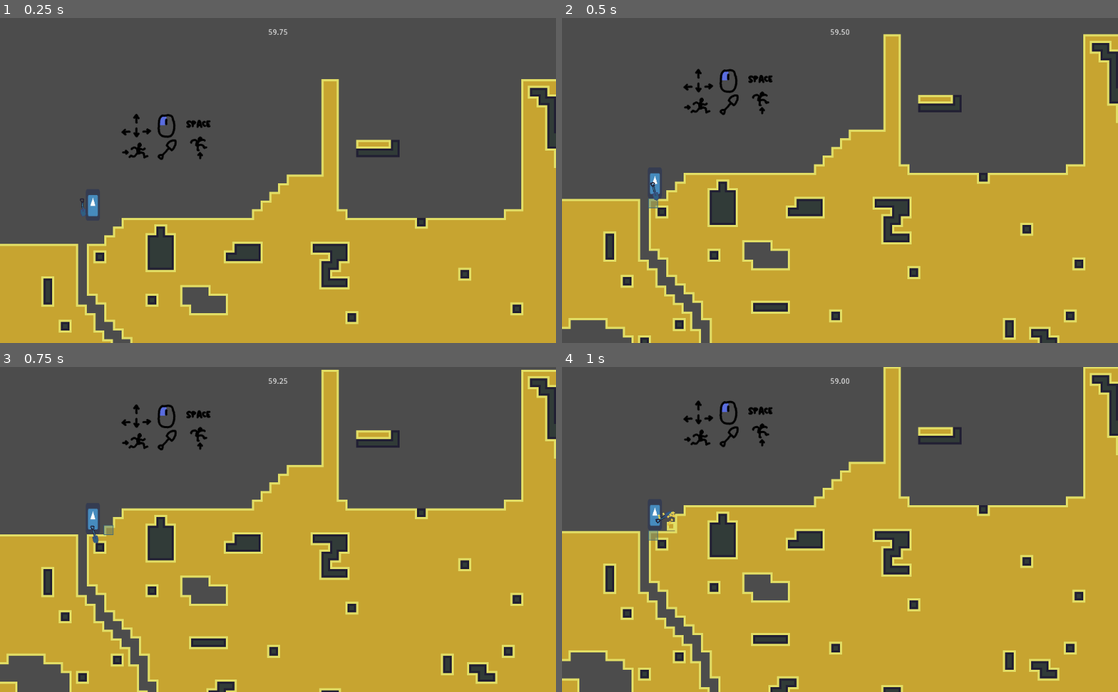
Above: before the commit, frames 1-4 (two rows, left to right).
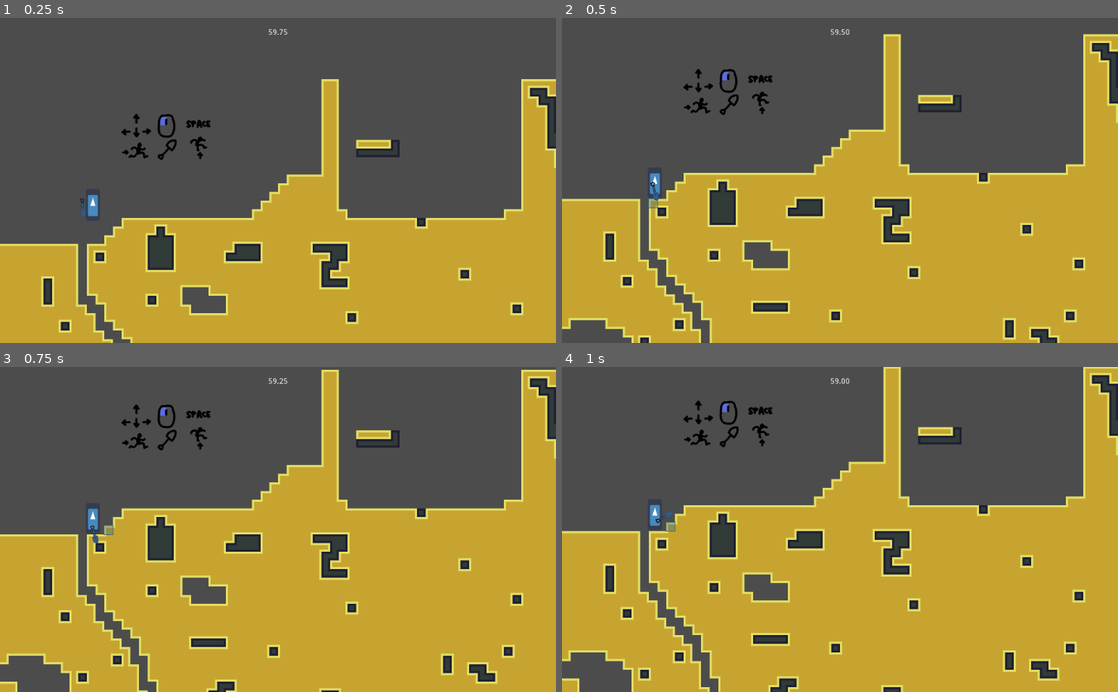
Above: after the commit, the same moments.

Repository: Eptwalabha/ld48
Game: Godot game, scene res://scenes/levels/LevelBase.tscn
Same seed, same stepped clock (60 frames per second), same inputs: the game is played once before the commit and once after it. The engine's default icon, where the game draws it, is replaced by a stand-in: a white triangle on a blue panel in a dark square.
Inputs (mouse positions are in pixels of both pictures, inside the frame that each line leads up to):
- Up to frame 1 (0.25 s): no input
- Up to frame 2 (0.5 s): no input
- Up to frame 3 (0.75 s): move the mouse to (400, 513) at 0.52 s; hold Right (move_right) from 0.53 s (still down); hold E (action) from 0.53 s (still down)
- Up to frame 4 (1 s): keep holding Right (move_right); keep holding E (action); tap Space (move_jump) at 0.77 s

Frames 1-3 are identical in both runs. In frame 4, 0.2% of the frame differs, in the area x 15-21%, y 44-54%.

Commit message:
move Player.tscn

Diff:
--- a/project.godot
+++ b/project.godot
@@ -34,10 +34,10 @@
 "language": "GDScript",
 "path": "res://scenes/levels/triggers/MapTrigger.gd"
 }, {
-"base": "KinematicBody2D",
+"base": "Reference",
 "class": "Player",
 "language": "GDScript",
-"path": "res://scenes/Player.gd"
+"path": "res://scenes/player/Player.gd"
 } ]
 _global_script_class_icons={
 "BaseTilemap": "",
--- a/scenes/levels/Level.tscn
+++ b/scenes/levels/Level.tscn
@@ -1,7 +1,7 @@
 [gd_scene load_steps=5 format=2]
 
 [ext_resource path="res://scenes/levels/Level.gd" type="Script" id=1]
-[ext_resource path="res://scenes/Player.tscn" type="PackedScene" id=2]
+[ext_resource path="res://scenes/player/Player.tscn" type="PackedScene" id=2]
 
 [sub_resource type="Gradient" id=1]
 offsets = PoolRealArray( 0.0585774, 0.405858 )
--- a/scenes/levels/LevelBase.tscn
+++ b/scenes/levels/LevelBase.tscn
@@ -1,7 +1,7 @@
 [gd_scene load_steps=8 format=2]
 
 [ext_resource path="res://assets/ressources/tileset-block.tres" type="TileSet" id=1]
-[ext_resource path="res://scenes/Player.tscn" type="PackedScene" id=2]
+[ext_resource path="res://scenes/player/Player.tscn" type="PackedScene" id=2]
 [ext_resource path="res://scenes/levels/LevelBase.gd" type="Script" id=3]
 [ext_resource path="res://scenes/DirtBlock.tscn" type="PackedScene" id=4]
 [ext_resource path="res://assets/images/tuto.png" type="Texture" id=5]
@@ -80,5 +80,4 @@
 "
 align = 1
 
-[connection signal="throw_dirt" from="Player" to="." method="_on_Player_throw_dirt"]
 [connection signal="body_entered" from="End" to="." method="_on_End_body_entered"]
--- a/scenes/levels/map/CompetitionLevel.gd
+++ b/scenes/levels/map/CompetitionLevel.gd
@@ -62,7 +62,6 @@
 		countdown_label.text = "%s" % sec_start
 		startup_timer.start(1.0)
 
-
 func _on_GameTimer_timeout():
 	game_start = false
 	can_control_player = false
@@ -79,7 +78,6 @@
 	var radius = 2
 	var blocks = map.get_blocks(position, radius, filter_blocks)
 	var throw_position: Vector2 = player.throw_position.global_position
-#	var direction = (get_global_mouse_position() - throw_position).normalized() * 800
 	var thread = Thread.new()
 	threads.push_back(thread)
 	var blocks_type = []
--- a/scenes/levels/map/CompetitionLevel.tscn
+++ b/scenes/levels/map/CompetitionLevel.tscn
@@ -55,7 +55,6 @@
 [node name="GameTimer" type="Timer" parent="." index="8"]
 wait_time = 60.0
 
-[connection signal="end_of_theard" from="." to="." method="_end_of_theard"]
 [connection signal="throw_dirt_shovel" from="Player" to="." method="_on_Player_throw_dirt_shovel"]
 [connection signal="timeout" from="StartupTimer" to="." method="_on_StartupTimer_timeout"]
 [connection signal="timeout" from="GameTimer" to="." method="_on_GameTimer_timeout"]
--- a/scenes/Player.tscn
+++ b/scenes/player/Player.tscn
@@ -1,8 +1,8 @@
 [gd_scene load_steps=27 format=2]
 
-[ext_resource path="res://scenes/Player.gd" type="Script" id=1]
-[ext_resource path="res://icon.png" type="Texture" id=2]
-[ext_resource path="res://assets/images/spade.png" type="Texture" id=3]
+[ext_resource path="res://scenes/player/Player.gd" type="Script" id=1]
+[ext_resource path="res://assets/images/spade.png" type="Texture" id=2]
+[ext_resource path="res://icon.png" type="Texture" id=3]
 
 [sub_resource type="CapsuleShape2D" id=1]
 radius = 13.0
@@ -245,9 +245,9 @@
 [node name="Pivot" type="Node2D" parent="."]
 
 [node name="icon" type="Sprite" parent="Pivot"]
-position = Vector2( 0, -30 )
+position = Vector2( 0, -28 )
 scale = Vector2( 0.42, 0.9 )
-texture = ExtResource( 2 )
+texture = ExtResource( 3 )
 
 [node name="Dirt" type="Position2D" parent="Pivot"]
 position = Vector2( 5, -32 )
Renamed: scenes/Player.gd -> scenes/player/Player.gd
Not shown: 1 places in scenes/player/Player.tscn that only renumber resources
